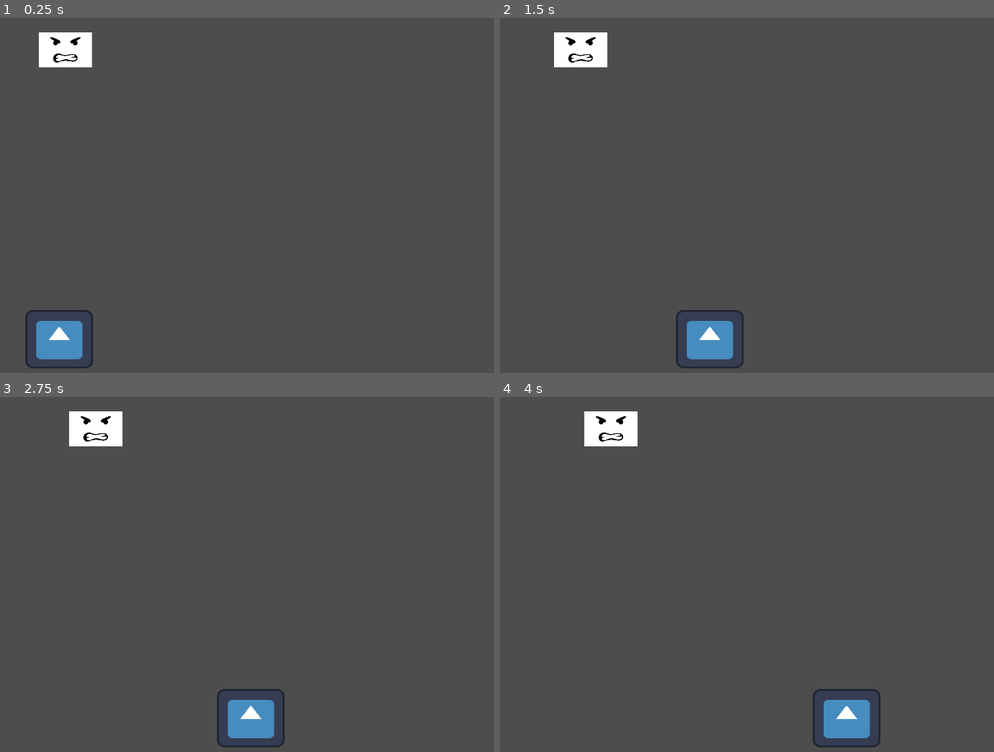
Above: before the commit, frames 1-4 (two rows, left to right).
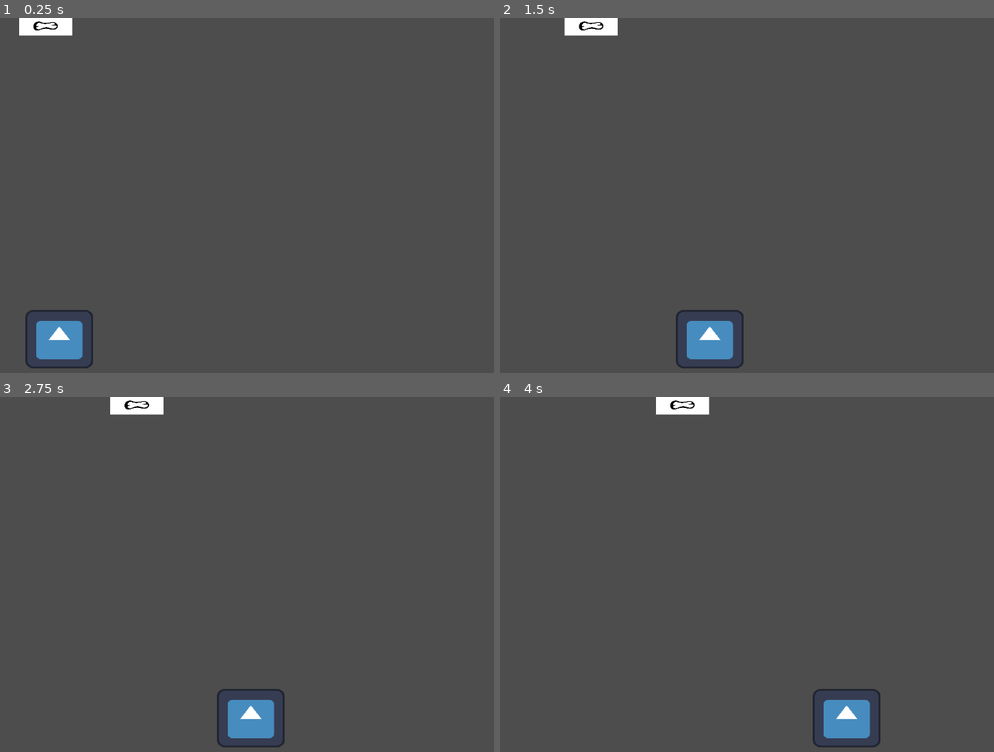
Above: after the commit, the same moments.

Repository: BrentMatoba/space_invaders
Game: Godot game, scene res://main.tscn
Two runs of this game, one before a commit and one after it. Both use one fixed random seed, a clock stepped at 60 frames per second and the inputs below. The engine's default icon, where the game draws it, is replaced by a stand-in: a white triangle on a blue panel in a dark square.
Inputs:
- Up to frame 1 (0.25 s): no input
- Up to frame 2 (1.5 s): tap Enter at 0.5 s; hold Right (ui_right) 0.53-1.28 s; hold Left (ui_left) from 1.28 s (still down)
- Up to frame 3 (2.75 s): release Left (ui_left) at 2.03 s; hold Right (ui_right) from 2.03 s (still down)
- Up to frame 4 (4 s): release Right (ui_right) at 3.53 s; hold Left (ui_left) from 3.53 s (still down)

The runs differ from the first frame. In frame 1, 1.5% of the frame differs, in the area x 3-19%, y 0-14%; in frame 2, 1.4%; in frame 3, 1.6%; in frame 4, 1.6%, in the area x 17-43%, y 0-14%.

Commit message:
add enemy classes refactor movement

Diff:
--- /dev/null
+++ b/abstract_enemy.gd
@@ -0,0 +1,40 @@
+extends CharacterBody2D
+class_name abstract_enemy;
+static var x_direction = 1
+var speed = 30;
+const y_speed = 5;
+var frame_count = 60
+
+
+
+func _ready() -> void:
+	pass;
+func _physics_process(delta: float) -> void:
+	move();
+	pass;
+
+
+#i think i just plug this into the enemy class instead of trying to make it a component. I should learn how to make components but
+#i think i actually want to replicate the behavior from the first iterations oft he paddle lol
+func move():
+	if frame_count < 60:
+		frame_count +=1;
+	else:
+		velocity = Vector2(speed,0);
+		move_and_collide(Vector2(speed * x_direction, 0));
+		hit_wall_checker();
+		frame_count = 0;
+
+
+func hit_wall_checker():
+	#if x value is greater than 360
+	if position.x >= 360:
+		#Change x directionn
+		x_direction = -1;
+		shift_y();
+	elif position.x <= 0:
+		x_direction = 1;
+		shift_y();
+
+func shift_y():
+	position.y += y_speed;
--- /dev/null
+++ b/abstract_enemy.tscn
@@ -0,0 +1,13 @@
+[gd_scene load_steps=3 format=3 uid="uid://wteao85yokqh"]
+
+[ext_resource type="Texture2D" uid="uid://hd76dxxswbd5" path="res://art/angry-face.jpg" id="1_mbxyh"]
+[ext_resource type="Script" uid="uid://bs0qavsex1xgt" path="res://abstract_enemy.gd" id="1_pjquw"]
+
+[node name="abstract_enemy" type="CharacterBody2D"]
+scale = Vector2(0.2, 0.2)
+script = ExtResource("1_pjquw")
+metadata/_edit_group_ = true
+
+[node name="Sprite2D" type="Sprite2D" parent="."]
+scale = Vector2(0.3, 0.3)
+texture = ExtResource("1_mbxyh")
--- /dev/null
+++ b/enemy_chicken.gd
@@ -0,0 +1 @@
+extends abstract_enemy
--- /dev/null
+++ b/enemy_chicken.tscn
@@ -0,0 +1,6 @@
+[gd_scene load_steps=2 format=3 uid="uid://ounp41y3ueyc"]
+
+[ext_resource type="Script" uid="uid://cu868xikhax10" path="res://enemy_chicken.gd" id="1_4fwdt"]
+
+[node name="enemy_chicken" type="CharacterBody2D"]
+script = ExtResource("1_4fwdt")
--- /dev/null
+++ b/enemy_cow.gd
@@ -0,0 +1 @@
+extends abstract_enemy
--- /dev/null
+++ b/enemy_cow.tscn
@@ -0,0 +1,6 @@
+[gd_scene load_steps=2 format=3 uid="uid://bqpk37bfau2t5"]
+
+[ext_resource type="Script" uid="uid://dixutrsq6udld" path="res://enemy_cow.gd" id="1_5akyl"]
+
+[node name="enemy_cow" type="CharacterBody2D"]
+script = ExtResource("1_5akyl")
--- /dev/null
+++ b/enemy_icant.gd
@@ -0,0 +1 @@
+extends abstract_enemy;
--- /dev/null
+++ b/enemy_icant.tscn
@@ -0,0 +1,6 @@
+[gd_scene load_steps=2 format=3 uid="uid://cfk8nbkvuwfhi"]
+
+[ext_resource type="Script" uid="uid://5tju21irmeno" path="res://enemy_icant.gd" id="1_krbdx"]
+
+[node name="enemy_icant" type="CharacterBody2D"]
+script = ExtResource("1_krbdx")
--- a/health_component.gd
+++ b/health_component.gd
@@ -1,9 +1,11 @@
 extends Node2D
 class_name HealthComponent;
 @export var health = 0;
+var max_health : int
 
+func ready(): #called once when the object enters the scene tree
+	var max_health = health;
 
-var max_health = health;
 
 func heal():
 	if health < max_health:
--- /dev/null
+++ b/hitbox_component.tscn
@@ -0,0 +1,5 @@
+[gd_scene format=3 uid="uid://c3niive0sd3na"]
+
+[node name="hitbox_component" type="Area2D"]
+
+[node name="CollisionShape2D" type="CollisionShape2D" parent="."]
--- a/main.tscn
+++ b/main.tscn
@@ -1,12 +1,12 @@
 [gd_scene load_steps=3 format=3 uid="uid://bgi21s1hlbsy8"]
 
 [ext_resource type="PackedScene" uid="uid://darjgb3fu5rx" path="res://player.tscn" id="2_0xm2m"]
-[ext_resource type="PackedScene" uid="uid://wteao85yokqh" path="res://enemy_1.tscn" id="2_h2yge"]
+[ext_resource type="PackedScene" uid="uid://wteao85yokqh" path="res://abstract_enemy.tscn" id="2_h2yge"]
 
 [node name="Main" type="Node"]
 
 [node name="player" parent="." instance=ExtResource("2_0xm2m")]
 position = Vector2(39, 211)
 
-[node name="Enemy1" parent="." instance=ExtResource("2_h2yge")]
-position = Vector2(33, 21.000002)
+[node name="abstract_enemy" parent="." instance=ExtResource("2_h2yge")]
+up_direction = Vector2(0, 1)
Not shown, added: abstract_enemy.gd.uid
Not shown, added: enemy_chicken.gd.uid
Not shown, added: enemy_cow.gd.uid
Not shown, added: enemy_icant.gd.uid
